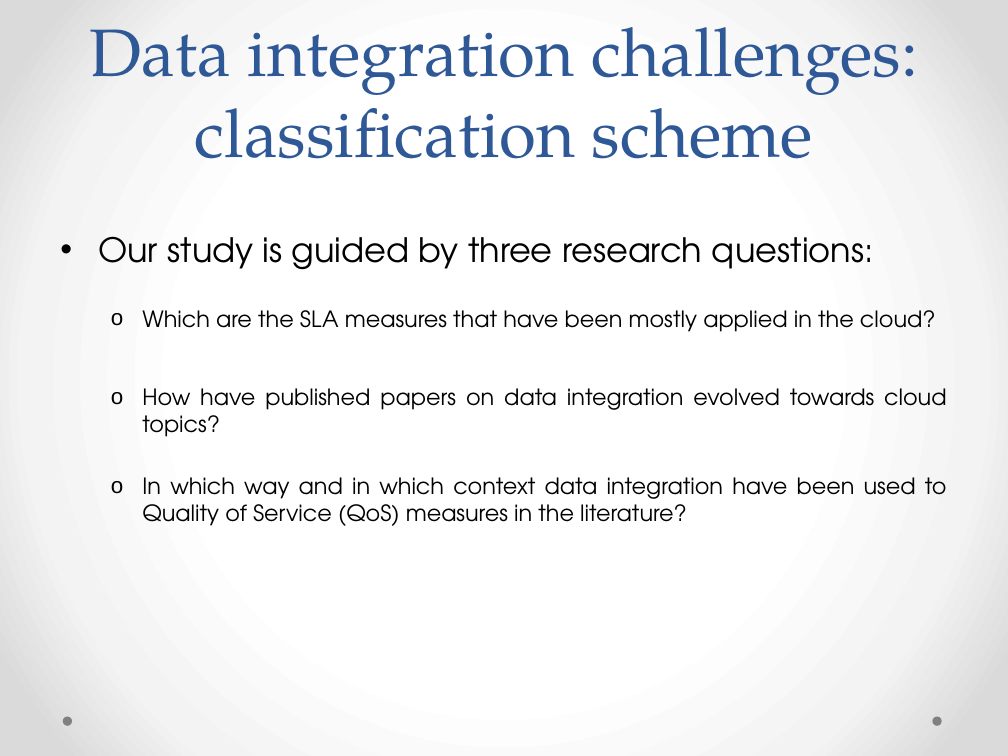
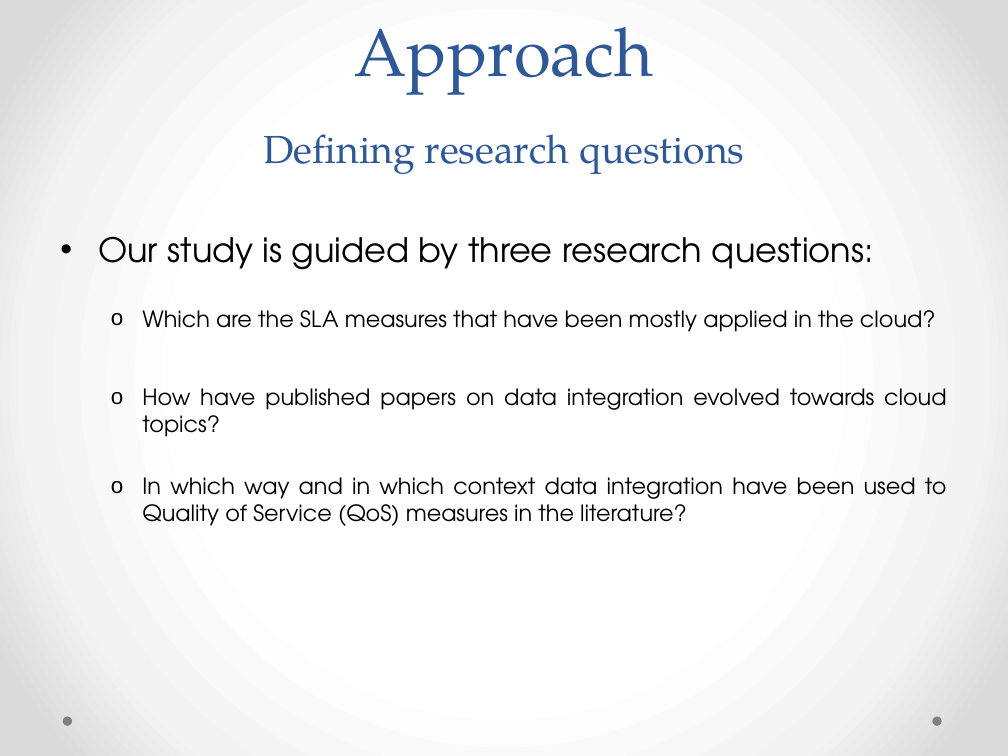
Before and after one commit to danielboni/DanielCarvalho-PhD, a slide deck: slide 8 of Presentations/DEXA 2015 Presentation.pptx (slide 7 before the commit). Drawn at 1008x756 pixels with LibreOffice and Linux fonts; fonts in the diff are those of the drawing. Boxes give left, top, right and bottom in pixels: in the first picture for what was removed or moved away, otherwise in the second. Text is boxed around its words. In the diff, an @@ line names an element or a change of style, - is before the commit and + after.

Commit message:
DEXA Presentation
Second part: objectives and approach

```diff
--- a/Presentations/DEXA 2015 Presentation.pptx
+++ b/Presentations/DEXA 2015 Presentation.pptx
@@ title at (264,27,744,174): text changed; size 48 to 28 pt @@
-Data integration challenges: classification scheme
+Approach
+Defining research questions
```
Also in this commit, not shown: 2 other slides changed, 3 slides added, 1 slide removed.
